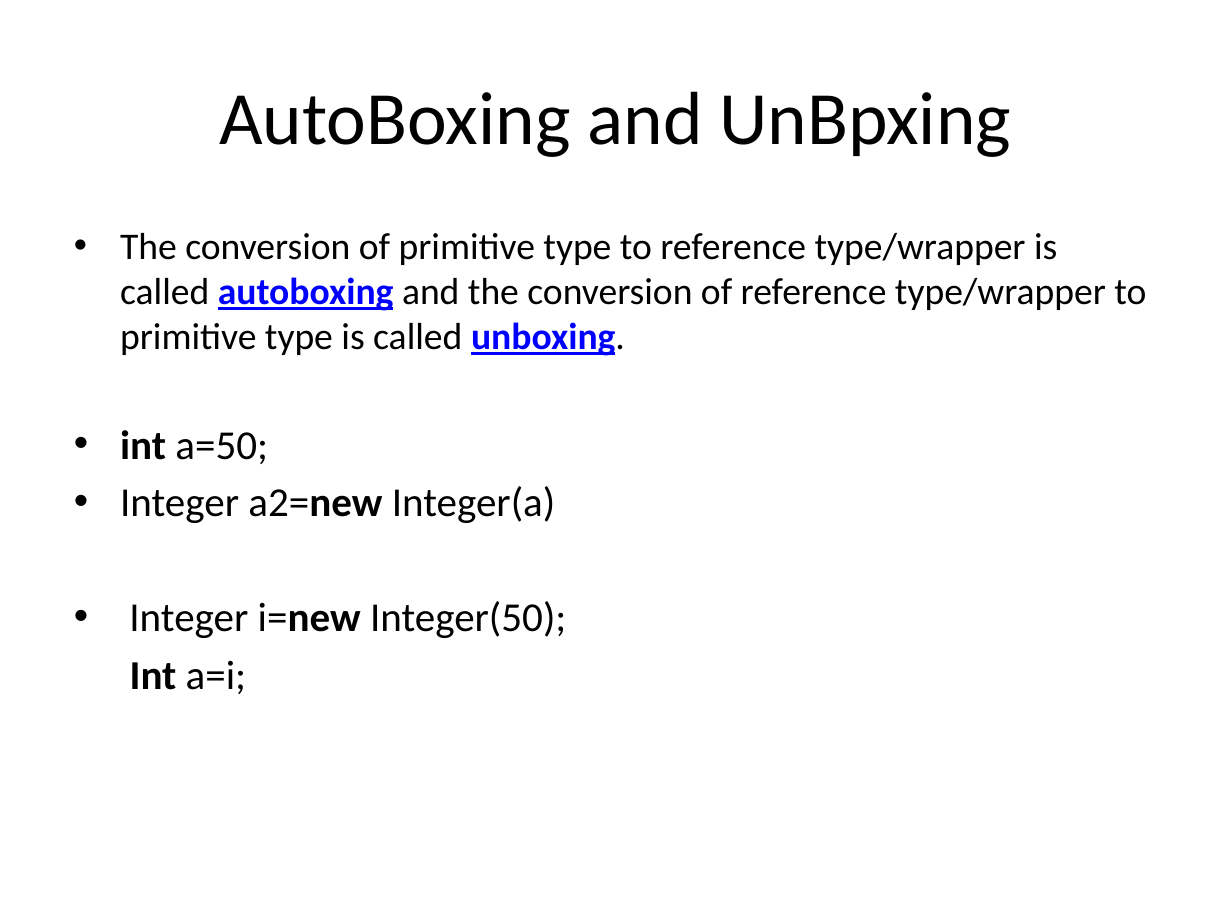
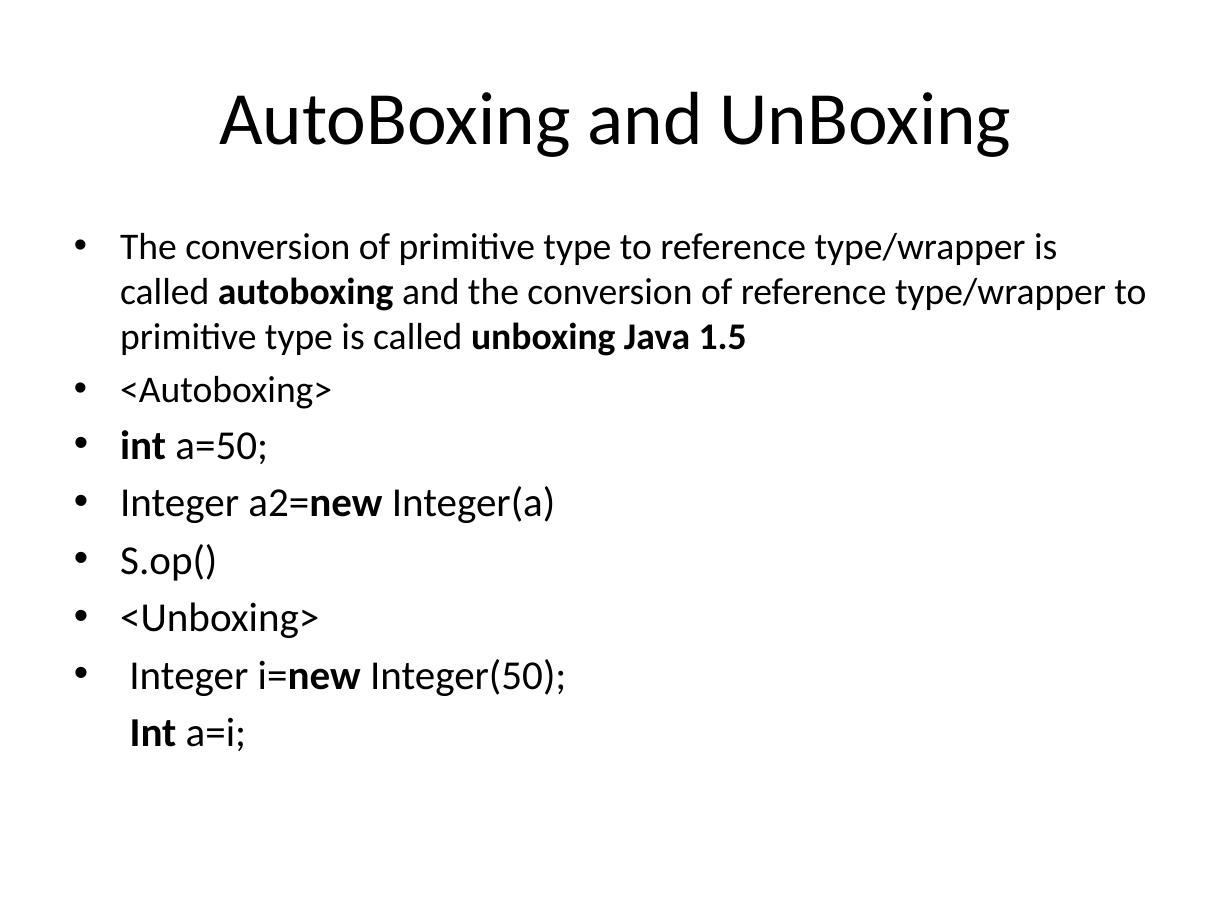
Before and after one commit to BesantJ2ee/Java_09_July_2022_10_30_Batch, a slide deck: slide 30 of PowerPoints/Module_3/Module3_Fundamental_of_Java_Programming.pptx. Drawn at 1232x924 pixels with LibreOffice and Linux fonts; fonts in the diff are those of the drawing. Boxes give left, top, right and bottom in pixels: in the first picture for what was removed or moved away, otherwise in the second. Text is boxed around its words. In the diff, an @@ line names an element or a change of style, - is before the commit and + after.

```diff
--- a/PowerPoints/Module_3/Module3_Fundamental_of_Java_Programming.pptx
+++ b/PowerPoints/Module_3/Module3_Fundamental_of_Java_Programming.pptx
@@ title at (x1=219, y1=91, x2=1012, y2=157): text changed @@
-AutoBoxing and UnBpxing
+AutoBoxing and UnBoxing
@@ text at (x1=120, y1=233, x2=1146, y2=409): text changed @@
-• The conversion of primitive type to reference type/wrapper is called autoboxing and the conversion of reference type/wrapper to primitive type is called unboxing.
+• The conversion of primitive type to reference type/wrapper is called autoboxing and the conversion of reference type/wrapper to primitive type is called unboxing Java 1.5
+• <Autoboxing>
@@ text at (x1=120, y1=544, x2=319, y2=638): paragraphs added @@
+• S.op()
+• <Unboxing>
```
Also in this commit, not shown: 4 other slides changed, 8 other files.
